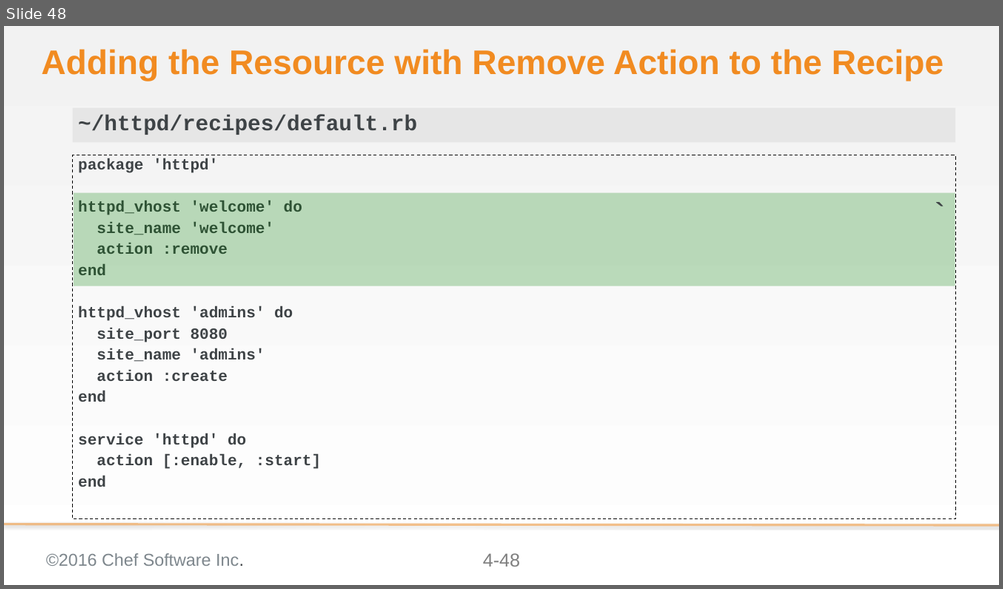
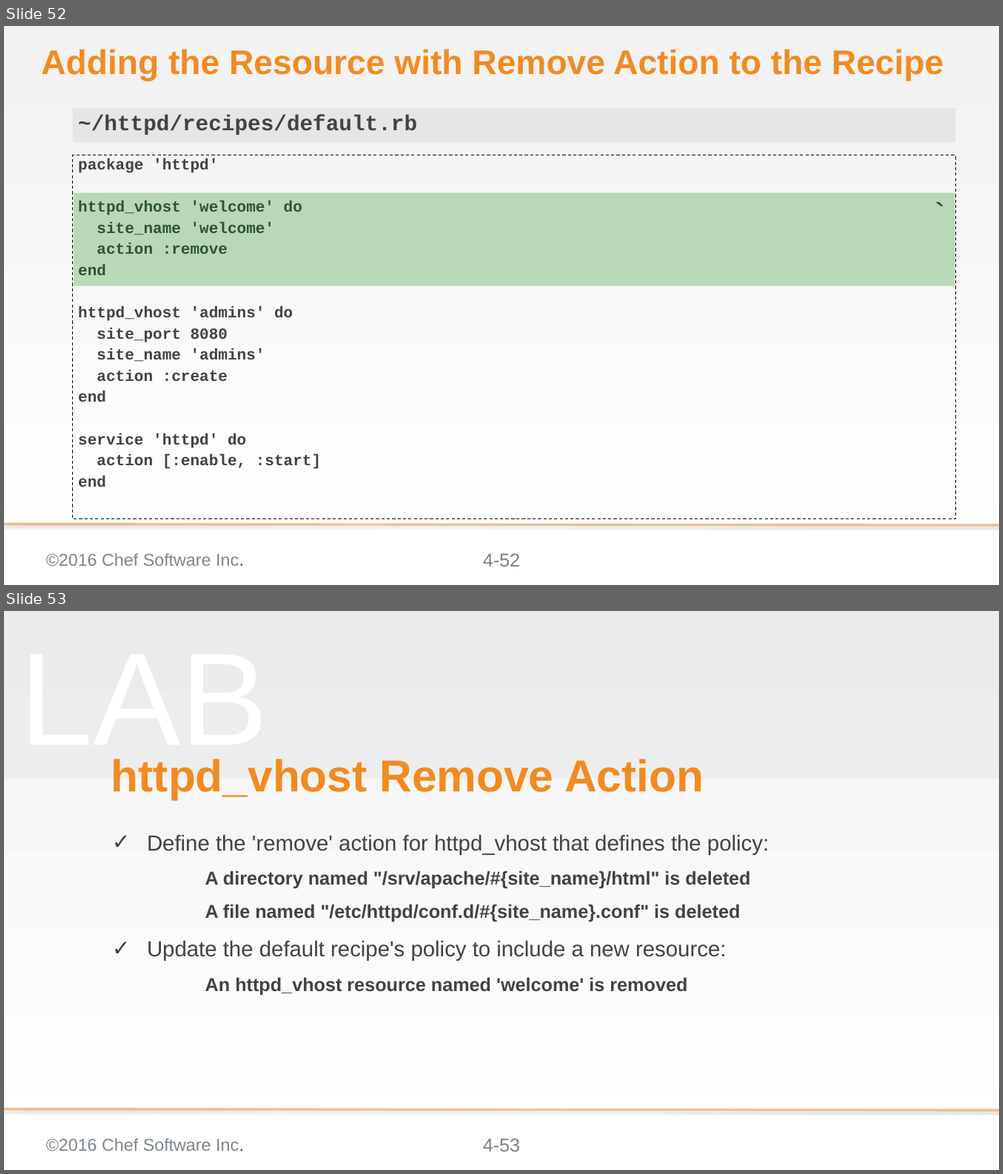
Before and after one commit to chef-training/extending_cookbooks, a slide deck: 04-creating_a_custom_resource.pptx. Shown one above the other, each under a label of ours: slide 48 before the commit, slides 52 and 53 after it. The pictures are 1003x589 and 1003x1174 pixels, drawn with LibreOffice and Linux fonts; fonts in the diff are those of the drawing; background and template pictures are left out. Boxes give left, top, right and bottom in pixels: in the first picture for what was removed or moved away, otherwise in the second. Text is boxed around its words. In the diff, an @@ line names an element or a change of style, - is before the commit and + after.

Commit message:
Updates to modue 04 - conceptual slides
* Adds slides that talks about the resource collection and
  sub-resource collections
* Adds slides that talks about the property language
* Updates to the exercises for readability
* Adds quick explanation about how the welcome conf got there

```diff
--- a/04-creating_a_custom_resource.pptx
+++ b/04-creating_a_custom_resource.pptx
@@ slide 53 added at (x1=4, y1=611, x2=999, y2=1170), background gradient #F2F2F2 to #FFFFFF; not listed: 3 template elements that a slide beside it also shows @@
@@ rectangle added at (x1=4, y1=611, x2=999, y2=779), fill #D9D9D9 at 25% opacity @@
@@ text added at (x1=20, y1=759, x2=268, y2=768), 169.3 pt, text #F2F2F2 at 50% opacity @@
+LAB
@@ title added at (x1=111, y1=759, x2=703, y2=800), 57.6 pt, text #F18B21, bold @@
+httpd_vhost Remove Action
@@ subtitle added at (x1=147, y1=834, x2=768, y2=995), 24 pt, text #3E4346, bold @@
+✓ Define the 'remove' action for httpd_vhost that defines the policy:
+  A directory named "/srv/apache/#{site_name}/html" is deleted
+  A file named "/etc/httpd/conf.d/#{site_name}.conf" is deleted
+✓ Update the default recipe's policy to include a new resource:
+  An httpd_vhost resource named 'welcome' is removed
@@ what was slide 48 is now slide 52 @@
@@ page number at (x1=483, y1=554, x2=520, y2=567): text changed @@
-4-48
+4-52
```
Also in this commit, not shown: 8 slides changed, 7 other slides added.
